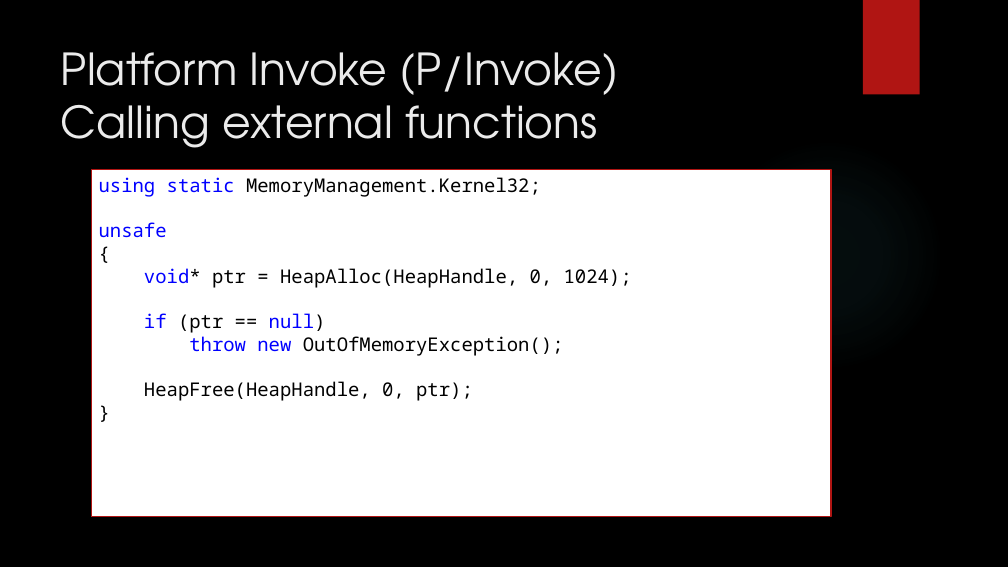
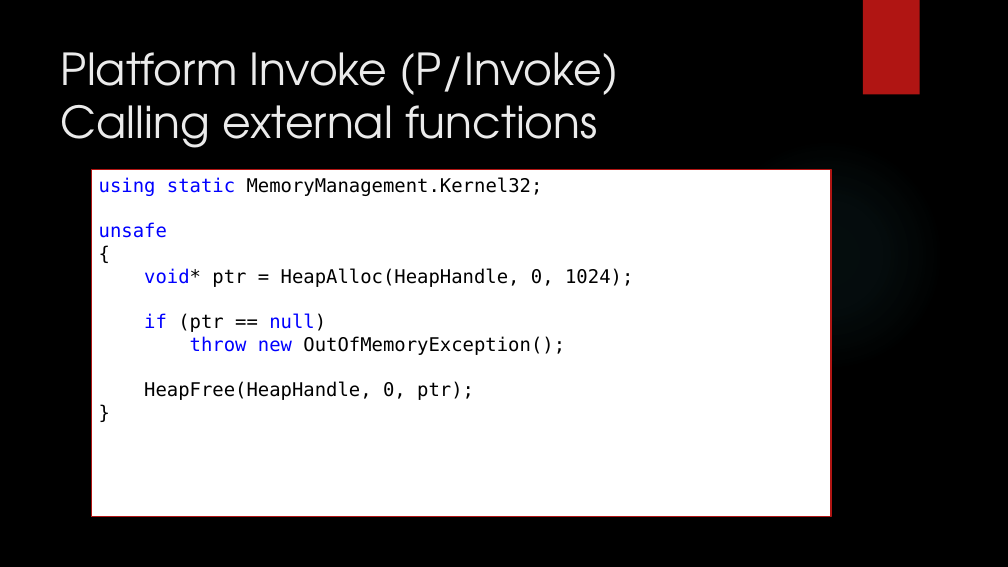
Before and after one commit to dennisdietrich/UnsafeCSharp, a slide deck: slide 19 of doc/Introduction to unsafe C#.pptx. Drawn at 1008x567 pixels with LibreOffice and Linux fonts; fonts in the diff are those of the drawing; background and template pictures are left out. Boxes give left, top, right and bottom in pixels: in the first picture for what was removed or moved away, otherwise in the second. Text is boxed around its words. In the diff, an @@ line names an element or a change of style, - is before the commit and + after.

Commit message:
Disabled font embedding and changed code samples to Consolas

```diff
--- a/doc/Introduction to unsafe C#.pptx
+++ b/doc/Introduction to unsafe C#.pptx
@@ rectangle "using static MemoryManagement.Kernel32;" at [91,170,831,517]: font Noto Sans Mono to DejaVu Sans Mono @@
```
Also in this commit, not shown: 18 other slides changed.
